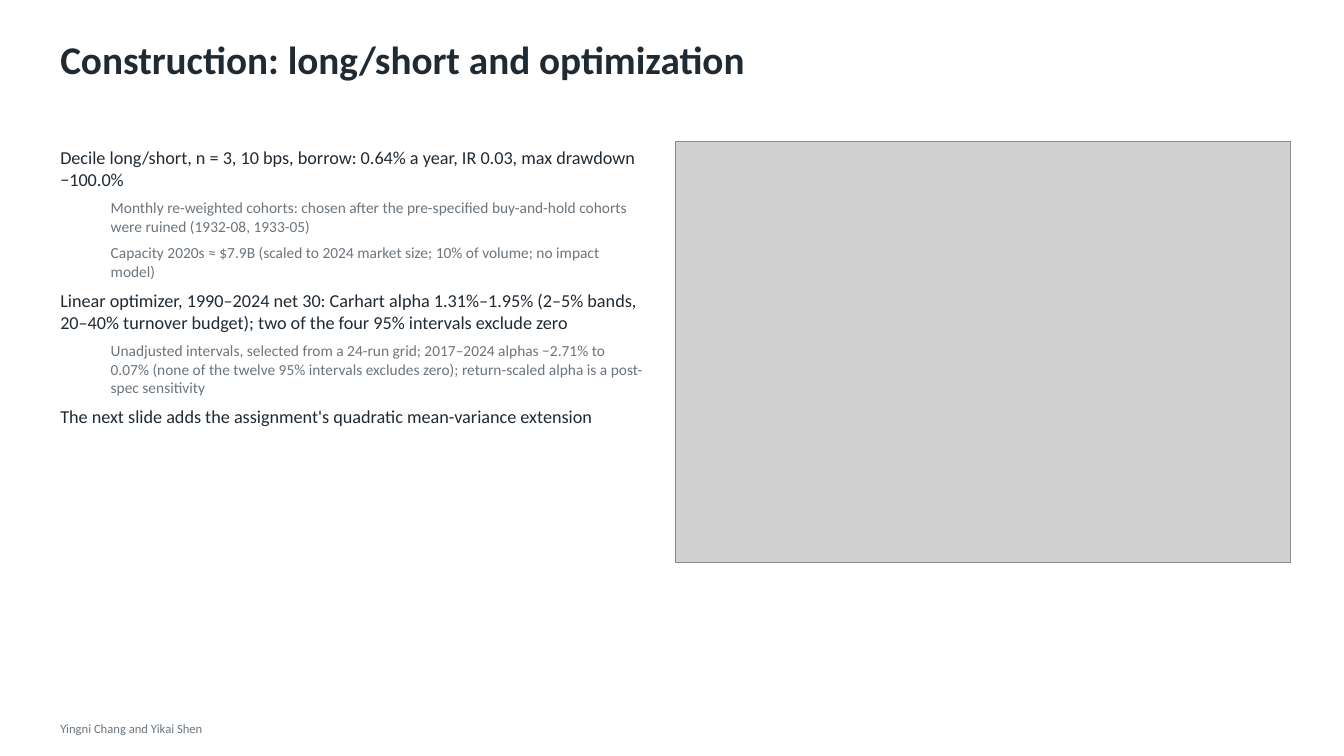
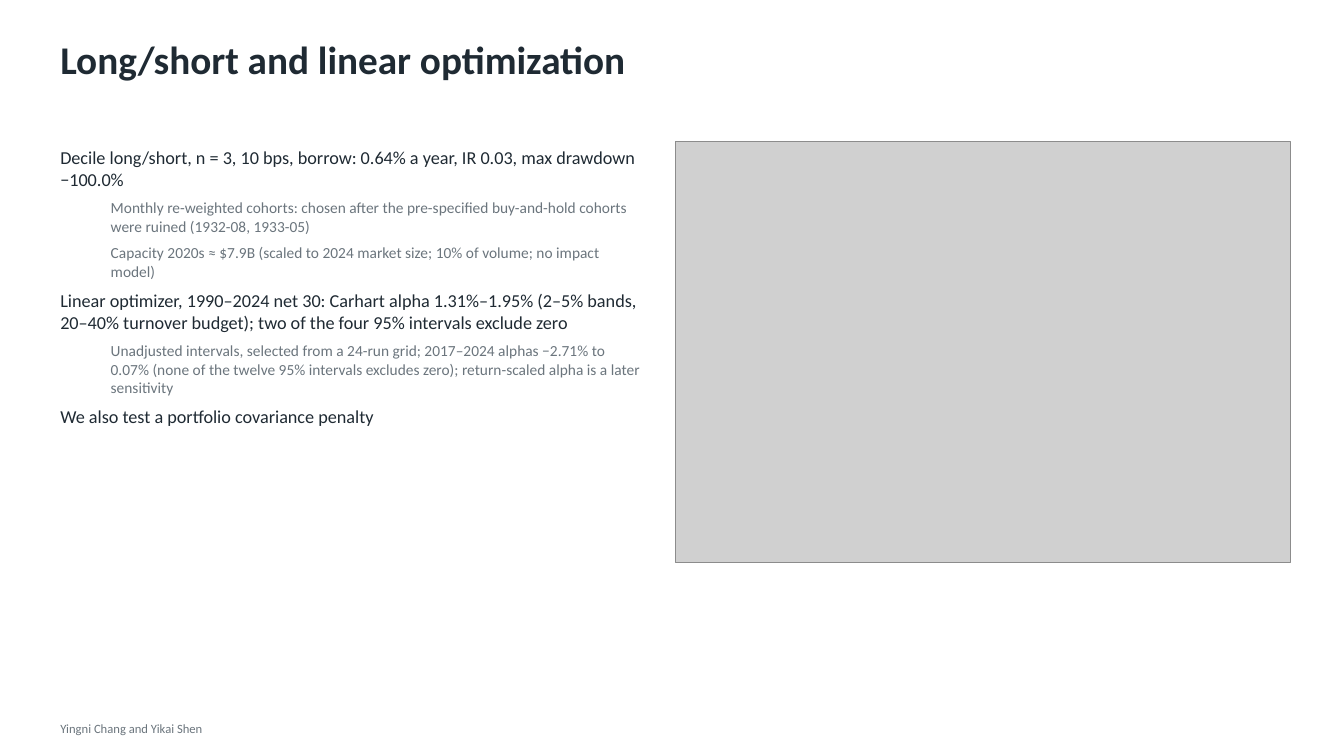
Before and after one commit to yingnichang/MTH9897, a slide deck: slide 14 of Final/presentation/conservative_formula.pptx. Drawn at 1344x756 pixels with LibreOffice and Linux fonts; fonts in the diff are those of the drawing; grey boxes stand for pictures. Boxes give left, top, right and bottom in pixels: in the first picture for what was removed or moved away, otherwise in the second. Text is boxed around its words. In the diff, an @@ line names an element or a change of style, - is before the commit and + after.

```diff
--- a/Final/presentation/conservative_formula.pptx
+++ b/Final/presentation/conservative_formula.pptx
@@ text at bbox=[60, 46, 625, 81]: text changed @@
-Construction: long/short and optimization
+Long/short and linear optimization
@@ text at bbox=[60, 345, 640, 426]: text changed @@
-  Unadjusted intervals, selected from a 24-run grid; 2017–2024 alphas −2.71% to 0.07% (none of the twelve 95% intervals excludes zero); return-scaled alpha is a post-spec sensitivity
-The next slide adds the assignment's quadratic mean-variance extension
+  Unadjusted intervals, selected from a 24-run grid; 2017–2024 alphas −2.71% to 0.07% (none of the twelve 95% intervals excludes zero); return-scaled alpha is a later sensitivity
+We also test a portfolio covariance penalty
```
Also in this commit, not shown: 17 other slides changed, 11 other files.
